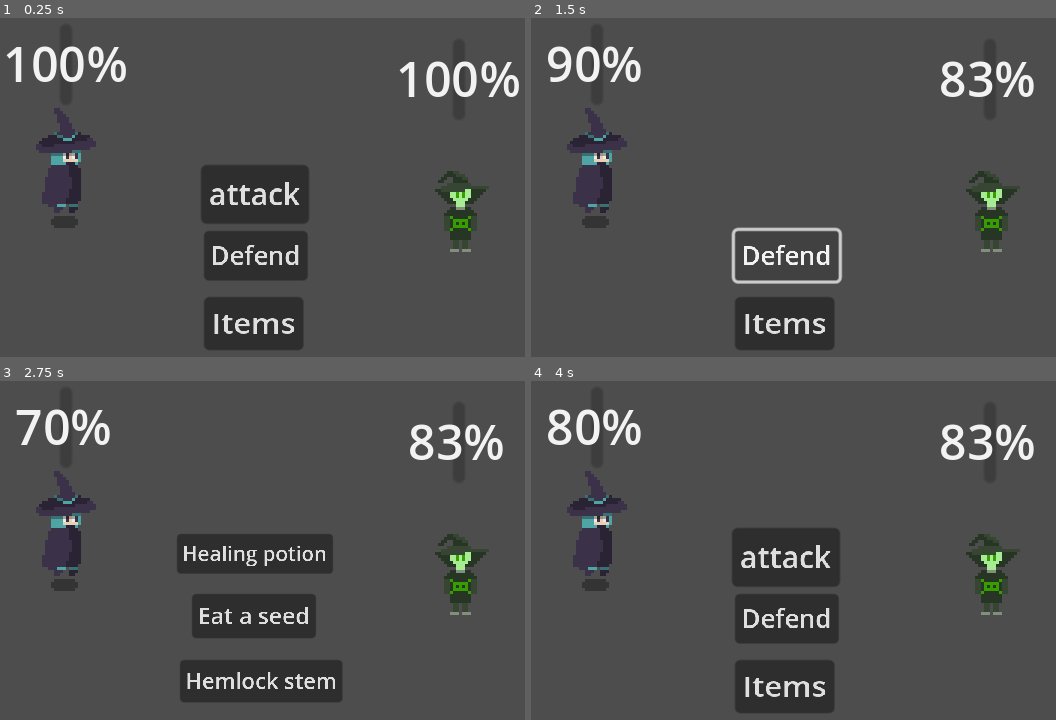
Above: before the commit, frames 1-4 (two rows, left to right).
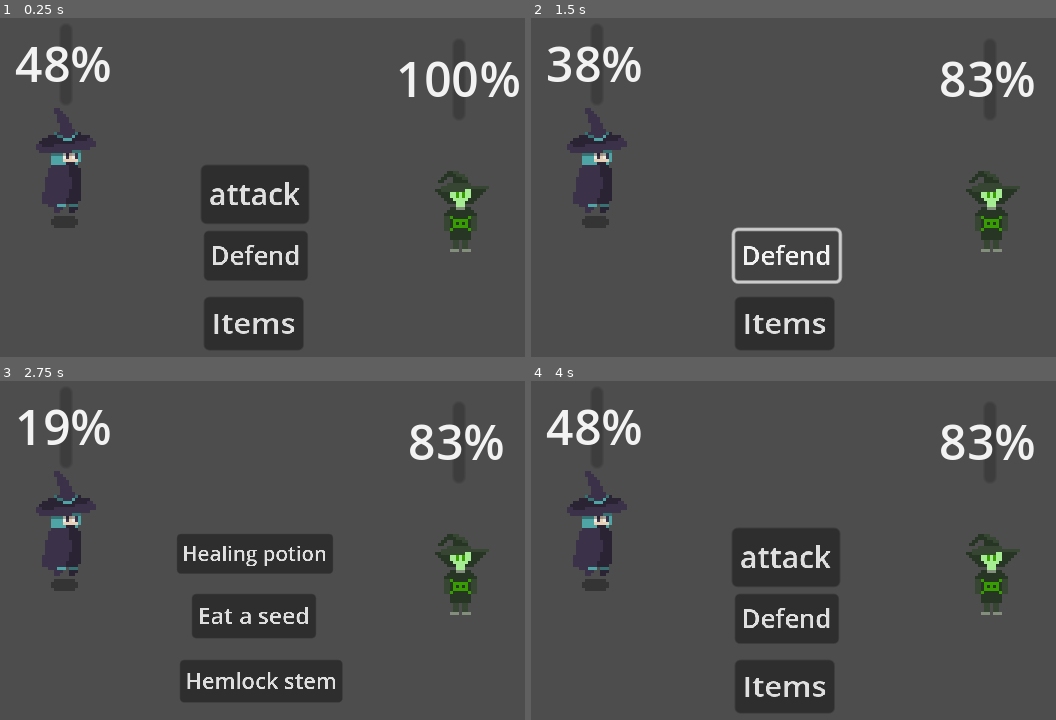
Above: after the commit, the same moments.

Repository: simeon336/Hemlocking
Game: Godot game, scene res://Scenes/battle_arena.tscn
The game is run twice, just before and just after one commit, with the same random seed, the same clock (stepped at 60 frames per second) and the same inputs. This scene is started directly instead of the project's main scene.
Inputs:
- Up to frame 1 (0.25 s): no input
- Up to frame 2 (1.5 s): click "attack" at 0.5 s; click "Defend" at 1.25 s
- Up to frame 3 (2.75 s): click "Items" at 2 s
- Up to frame 4 (4 s): click "Healing potion" at 2.75 s; tap Enter (ui_accept) at 3.5, 3.77 s; hold W (move_up) from 3.53 s (still down)

The runs differ from the first frame. In frame 1, 1.3% of the frame differs, in the area x 1-24%, y 8-19%; in frame 2, 0.4%; in frame 3, 0.4%; in frame 4, 0.5%.

Commit message:
Save game

Diff:
--- a/Scenes/player.gd
+++ b/Scenes/player.gd
@@ -3,7 +3,7 @@
 signal health_changed(max_hp : int, hp : int)
 
 # Player properties
-var max_hp : int = 100
+var max_hp : int = 10033
 var hp : int = max_hp
 var defense : int = 0
 var attack : int = 20
@@ -11,9 +11,12 @@
 var is_in_combat : bool = false
 var toxicity : float = 0
 # Speed
+@onready var player = $"."
+
 @export var speed : int = 200
 func _ready():
-	pass
+	load_game()
+
 # Called every frame
 func _process(delta):
 	if(hp <= 0):
@@ -62,14 +65,15 @@
 func eat_datura():
 	hasDatura = false
 	attack += 5
+	save_game()
 
 # Handle damage to the player
 func take_damage(damage: int):
 	var final_damage = max(damage - defense, 0)
 	hp -= final_damage
-
 	print("Player took damage:", final_damage)
 	print_stats()
+	save_game()
 	health_changed.emit(max_hp, hp)
 
 	if hp <= 0:
@@ -79,10 +83,12 @@
 # Handle healing the player
 func heal(amount: int):
 	hp = min(hp + amount, max_hp)
+	save_game()
 	emit_signal("health_changed")
 
 func eat_seed(amount: int):
 	defense = defense + amount
+	save_game()
 # Function to print health
 func print_stats():
 	print("Hp: ", hp, "/", max_hp)
@@ -92,4 +98,51 @@
 func eat_stem():
 	toxicity += 3.36
 	heal(20)
-# Called every time the node receives an input event (mouse, keyboard, joystick, etc.)
+
+func save():
+	var save_data = {
+		"max_hp": max_hp,
+		"hp": hp,
+		"defense": defense,
+		"attack": attack,
+		"hasDatura": hasDatura,
+		"is_in_combat": is_in_combat,
+		"toxicity": toxicity
+	}
+	return save_data
+
+func save_game():
+	var save_game = FileAccess.open("res://Scenes/savegame.json", FileAccess.WRITE)
+	var node = get_node(".")
+	var node_data = node.call("save")
+	var json_string = JSON.stringify(node_data)
+	save_game.store_line(json_string)
+
+func load_game():
+	if not FileAccess.file_exists("res://Scenes/savegame.json"):
+		return # Error! We don't have a save to load.
+	get_node(".").print_stats()
+	var save_game = FileAccess.open("res://Scenes/savegame.json", FileAccess.READ)
+	while save_game.get_position() < save_game.get_length():
+		var json_string = save_game.get_line()
+
+		# Creates the helper class to interact with JSON
+		var json = JSON.new()
+
+		# Check if there is any error while parsing the JSON string, skip in case of failure
+		var parse_result = json.parse(json_string)
+		if not parse_result == OK:
+			print("JSON Parse Error: ", json.get_error_message(), " in ", json_string, " at line ", json.get_error_line())
+			continue
+
+		# Get the data from the JSON object
+		var node_data = json.get_data()
+
+		player.max_hp = node_data["max_hp"]
+		player.hp = node_data["hp"]
+		player.defense = node_data["defense"]
+		player.attack = node_data["attack"]
+		player.hasDatura = node_data["hasDatura"]
+		player.is_in_combat = node_data["is_in_combat"]
+		player.toxicity = node_data["toxicity"]
+		# Firstly, we need to create the object and add it to the tree and set its position.
--- /dev/null
+++ b/Scenes/savegame.json
@@ -0,0 +1 @@
+{"attack":20,"defense":0,"hasDatura":false,"hp":50,"is_in_combat":false,"max_hp":103,"toxicity":0}
Empty file added: Scripts/save_file.json
